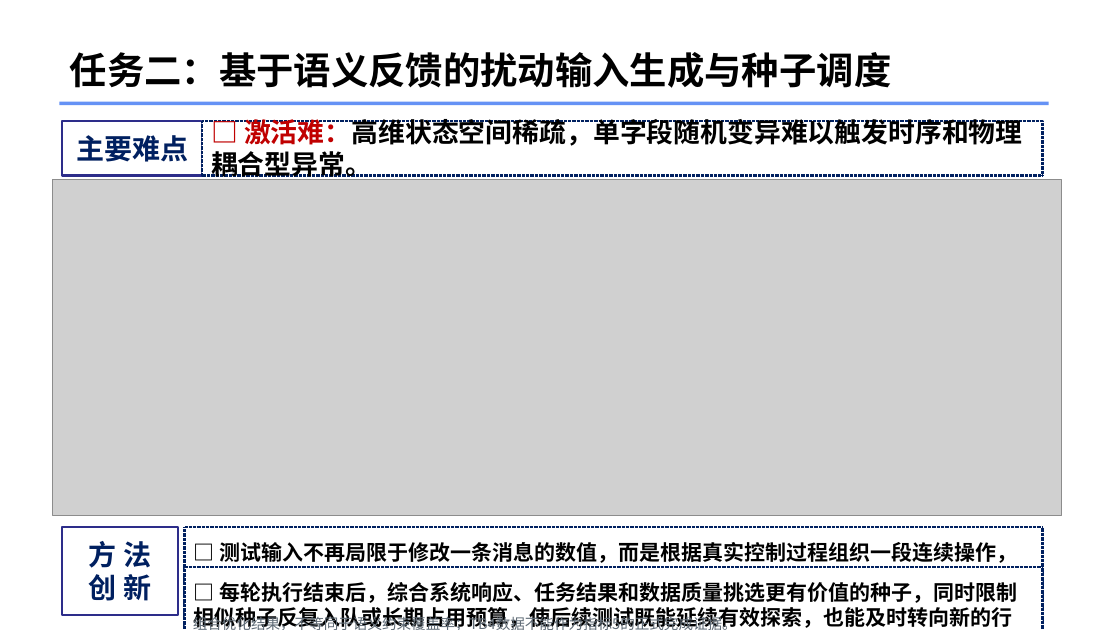
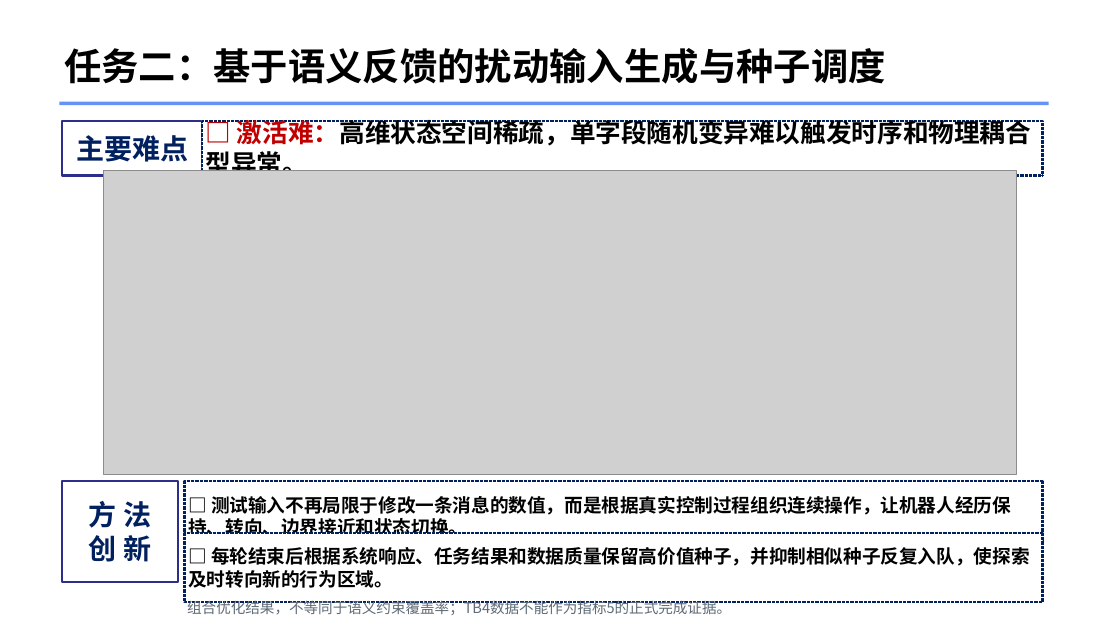
Before and after one commit to 147258369ymc/robofuzz-jazzy, a slide deck: slide 6 of 人才项目/PPT_第2-3部分/拔尖人才项目阶段进展汇报_RoboFuzz_第2-3部分.pptx. Drawn at 1120x630 pixels with LibreOffice and Linux fonts; fonts in the diff are those of the drawing; grey boxes stand for pictures. Boxes give left, top, right and bottom in pixels: in the first picture for what was removed or moved away, otherwise in the second. Text is boxed around its words. In the diff, an @@ line names an element or a change of style, - is before the commit and + after.

Commit message:
fix: polish RoboFuzz PPT layout and rendering

```diff
--- a/人才项目/PPT_第2-3部分/拔尖人才项目阶段进展汇报_RoboFuzz_第2-3部分.pptx
+++ b/人才项目/PPT_第2-3部分/拔尖人才项目阶段进展汇报_RoboFuzz_第2-3部分.pptx
@@ text "任务二：基于语义反馈的扰动输入生成与种子调度": place and size @@
-text "任务二：基于语义反馈的扰动输入生成与种子调度" at (70,52,892,88)
+text "任务二：基于语义反馈的扰动输入生成与种子调度" at (64,48,886,84)
@@ rectangle "□ 激活难：高维状态空间稀疏，单字段随机变异难以触发时序和物理耦合型异常。" at (202,121,1043,176): size 23 to 22 pt @@
@@ picture: place and size @@
-picture at (53,179,1062,515)
+picture at (103,171,1017,475)
@@ rectangle "方 法": place and size @@
-rectangle "方 法" at (62,528,178,615)
+rectangle "方 法" at (62,481,178,582)
@@ rectangle "□ 测试输入不再局限于修改一条消息的数值，而是根据真实控制过程组织连续操作，让机器人经历保持、转向、边界接近和状态切换。": place and size @@
-rectangle "□ 测试输入不再局限于修改一条消息的数值，而是根据真实控制过程组织连续操作，让机器人经历保持、转向、边界接近和状态切换。" at (185,528,1044,627)
+rectangle "□ 测试输入不再局限于修改一条消息的数值，而是根据真实控制过程组织连续操作，让机器人经历保持、转向、边界接近和状态切换。" at (185,481,1044,550)
@@ text in rectangle at (188,496,1011,534): text changed; size 18 to 16 pt @@
-□ 测试输入不再局限于修改一条消息的数值，而是根据真实控制过程组织一段连续操作，让机器人经历保持、转向、接近边界和状态切换等变化，更容易到达随机变异很难触及的状态。
+□ 测试输入不再局限于修改一条消息的数值，而是根据真实控制过程组织连续操作，让机器人经历保持、转向、边界接近和状态切换。
@@ rectangle "□ 每轮结束后根据系统响应、任务结果和数据质量保留高价值种子，并抑制相似种子反复入队，使探索及时转向新的行为区域。": place and size @@
-rectangle "□ 每轮结束后根据系统响应、任务结果和数据质量保留高价值种子，并抑制相似种子反复入队，使探索及时转向新的行为区域。" at (185,567,1044,630)
+rectangle "□ 每轮结束后根据系统响应、任务结果和数据质量保留高价值种子，并抑制相似种子反复入队，使探索及时转向新的行为区域。" at (185,534,1044,602)
@@ text in rectangle at (188,547,1030,588): text changed; size 18 to 16 pt @@
-□ 每轮执行结束后，综合系统响应、任务结果和数据质量挑选更有价值的种子，同时限制相似种子反复入队或长期占用预算，使后续测试既能延续有效探索，也能及时转向新的行为区域。
+□ 每轮结束后根据系统响应、任务结果和数据质量保留高价值种子，并抑制相似种子反复入队，使探索及时转向新的行为区域。
@@ text "组合优化结果，不等同于语义约束覆盖率；TB4数据不能作为指标5的正式完成证据。": place and size @@
-text "组合优化结果，不等同于语义约束覆盖率；TB4数据不能作为指标5的正式完成证据。" at (193,614,737,630)
+text "组合优化结果，不等同于语义约束覆盖率；TB4数据不能作为指标5的正式完成证据。" at (187,601,731,615)
```
Also in this commit, not shown: 3 other slides changed, 3 other files.
